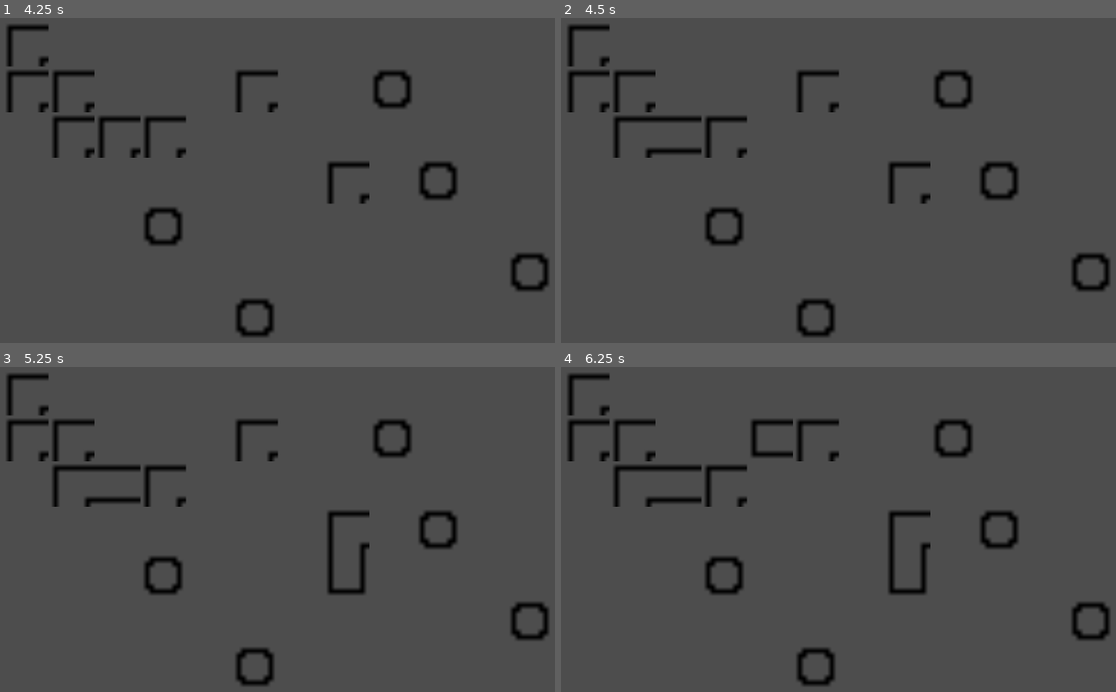
Above: before the commit, frames 1-4 (two rows, left to right).
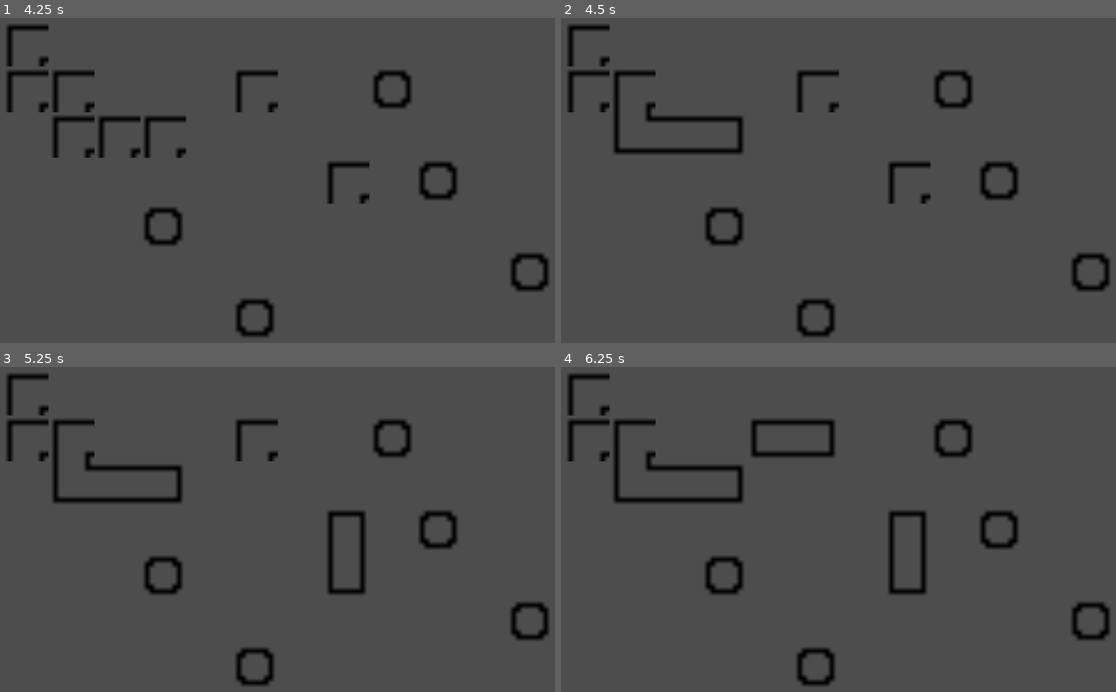
Above: after the commit, the same moments.

Repository: xvibyt/towerdefense
Game: Godot game, scene res://main.tscn
Same seed, same stepped clock (60 frames per second), same inputs: the game is played once before the commit and once after it.
Inputs (mouse positions are in pixels of both pictures, inside the frame that each line leads up to):
- Up to frame 1 (4.25 s): tap Enter at 0.5, 2, 3.5 s; move the mouse to (449, 180) at 0.52 s; press the mouse at (449, 180) at 0.53 s; hold Right 0.53-1.28 s; tap Space at 1.25, 2.75 s; move the mouse to (160, 226) at 1.27 s; release the mouse at (160, 226) at 1.28 s; hold Down 1.28-2.03 s; click (160, 226) at 1.35 s; move the mouse to (371, 102) at 2.02 s; press the mouse at (371, 102) at 2.03 s; hold Right 2.03-2.78 s; tap Alt at 2.1 s; move the mouse to (266, 294) at 2.77 s; release the mouse at (266, 294) at 2.78 s; hold Up 2.78-3.53 s; tap Shift at 2.85 s; click (266, 294) at 3.05 s; move the mouse to (505, 271) at 3.52 s; press the mouse at (505, 271) at 3.53 s; hold Left from 3.53 s (still down)
- Up to frame 2 (4.5 s): keep holding Left; tap Space at 4.25 s; move the mouse to (655, 135) at 4.27 s; release the mouse at (655, 135) at 4.28 s; click (655, 135) at 4.35 s
- Up to frame 3 (5.25 s): move the mouse to (333, 552) at 5.02 s; release Left at 5.03 s; press the mouse at (333, 552) at 5.03 s; hold Down from 5.03 s (still down); tap Alt at 5.1 s
- Up to frame 4 (6.25 s): move the mouse to (760, 438) at 5.77 s; release Down at 5.78 s; release the mouse at (760, 438) at 5.78 s; hold Right from 5.78 s (still down); tap Shift at 5.85 s; click (760, 438) at 6.05 s

Frame 1 is identical in both runs. In frame 2, 0.6% of the frame differs, in the area x 9-34%, y 29-44%; in frame 3, 0.7%; in frame 4, 1.1%, in the area x 9-67%, y 16-56%.

Commit message:
Placement fully working now
When path-tiles are placed they automatically turn themselves and their neighbours into the correct texture.

Diff:
--- a/towerdefense/path_builder.gd
+++ b/towerdefense/path_builder.gd
@@ -5,36 +5,48 @@
 	pass
 
 func _input(event):
-	if event.is_action_pressed("LeftMouseClick"):
-		var mouse_pos := get_global_mouse_position()
-		var local_map_pos := local_to_map(mouse_pos)
-		var surrounding_cells_pos := get_surrounding_cells(local_map_pos)
+	if not event.is_action_pressed("LeftMouseClick"): return
 
-		var surrounding_cells_occupation = {}
+	var mouse_pos := get_global_mouse_position()
+	var local_map_pos := local_to_map(mouse_pos)
 
-		var i := 0
-		for surrounding_cell_pos in surrounding_cells_pos:
-			i += 1
-			if get_cell_source_id(surrounding_cell_pos) == -1:
-				surrounding_cells_occupation[i] = false
-				continue
-			#prints(local_map_pos, surrounding_cell_pos)
-			surrounding_cells_occupation[i] = true
+	var surrounding_cells_data: Array = Check(local_map_pos)
 
-		prints(local_map_pos, "Surroundings", surrounding_cells_occupation)
+	var n = 0
+	for array in surrounding_cells_data[0]:
+		n += 1
+		if not surrounding_cells_data[0][n]: continue
 
-		var atlas_source := tile_set.get_source(0) as TileSetAtlasSource
-		for i2 in atlas_source.get_tiles_count():
-			var atlas_coords := atlas_source.get_tile_id(i2)
-			var data := atlas_source.get_tile_data(atlas_coords, 0)
-			var direction_right: bool = data.get_custom_data("1")
-			var direction_up: bool = data.get_custom_data("2")
-			var direction_left: bool = data.get_custom_data("3")
-			var direction_down: bool = data.get_custom_data("4")
-			var directions = {1: direction_right, 2: direction_up, 3: direction_left, 4: direction_down}
-			print(directions)
+		var surrounding_cell_pos = surrounding_cells_data[1][n]
+		Check(surrounding_cell_pos)
 
-			if not directions == surrounding_cells_occupation: continue
+func Check(local_map_pos):
+	var surrounding_cells_pos := get_surrounding_cells(local_map_pos)
 
-			printt("set", atlas_coords)
-			set_cell(local_map_pos, 0, atlas_coords, 0)
+	var surrounding_cells_occupation = {}
+	var surrounding_cells_occupation_pos = {}
+
+	var i := 0
+	for surrounding_cell_pos in surrounding_cells_pos:
+		i += 1
+		if get_cell_source_id(surrounding_cell_pos) == -1:
+			surrounding_cells_occupation[i] = false
+			surrounding_cells_occupation_pos[i] = surrounding_cell_pos
+			continue
+		surrounding_cells_occupation[i] = true
+		surrounding_cells_occupation_pos[i] = surrounding_cell_pos
+
+	var atlas_source := tile_set.get_source(0) as TileSetAtlasSource
+	for i2 in atlas_source.get_tiles_count():
+		var atlas_coords := atlas_source.get_tile_id(i2)
+		var data := atlas_source.get_tile_data(atlas_coords, 0)
+		var direction_right: bool = data.get_custom_data("1")
+		var direction_up: bool = data.get_custom_data("2")
+		var direction_left: bool = data.get_custom_data("3")
+		var direction_down: bool = data.get_custom_data("4")
+		var directions = {1: direction_right, 2: direction_up, 3: direction_left, 4: direction_down}
+
+		if not directions == surrounding_cells_occupation: continue
+
+		set_cell(local_map_pos, 0, atlas_coords, 0)
+		return [surrounding_cells_occupation, surrounding_cells_occupation_pos]
